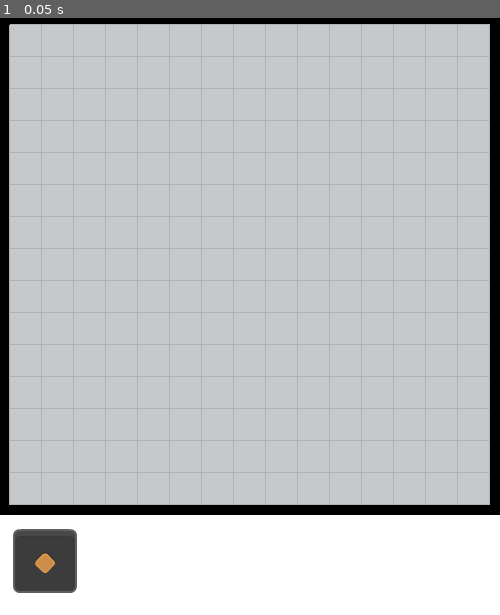
Above: before the commit, frame 1.
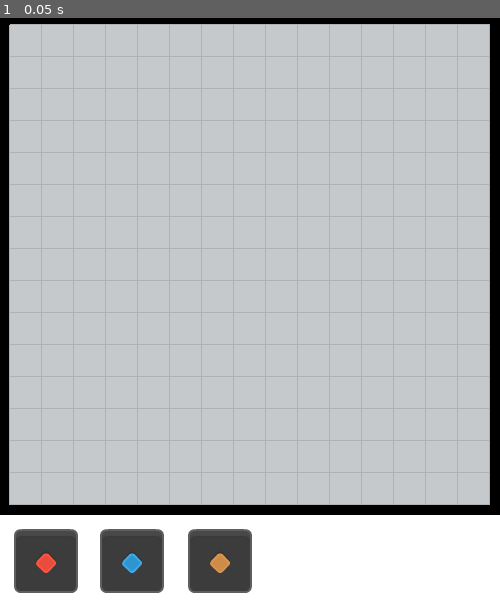
Above: after the commit, the same moment.

Repository: ricoapon/planet-cell
Game: Godot game, scene res://Scenes/menu.tscn
Same seed, same stepped clock (60 frames per second), same inputs: the game is played once before the commit and once after it.
Inputs:
- Up to frame 1 (0.05 s): no input

The runs differ from the first frame. In frame 1, 2.9% of the frame differs, in the area x 2-51%, y 85-97%.

Commit message:
Be able to drag each type

Diff:
--- /dev/null
+++ b/Scenes/DraggableBlock.gd
@@ -0,0 +1,29 @@
+extends TextureRect
+
+@export var block_type: AbstractBlock.Type
+
+func _ready():
+	texture = BlockTextures.get_texture_for_type(block_type)
+
+func _get_drag_data(_at_position: Vector2):
+	var preview = self.duplicate()
+
+	var c = Control.new()
+	c.add_child(preview)
+	preview.position = Vector2(-32, -32)
+	preview.modulate = Color(1, 1, 1, 0.8)
+	set_drag_preview(c)
+
+	return _create_block_instance()
+
+func _create_block_instance() -> AbstractBlock:
+	match block_type:
+		AbstractBlock.Type.STARTER:
+			return StarterBlock.new()
+		AbstractBlock.Type.SPLIT:
+			return SplitBlock.new()
+		AbstractBlock.Type.OUTPUT:
+			return OutputBlock.new(SingleOutput.OutputColor.YELLOW)
+		_:
+			push_error("Found block type that is not updated in enum", block_type)
+			return null
--- /dev/null
+++ b/Scenes/DraggableBlock.tscn
@@ -0,0 +1,8 @@
+[gd_scene load_steps=3 format=3 uid="uid://qppng80r2fw1"]
+
+[ext_resource type="Script" uid="uid://wyf1ogytonle" path="res://scenes/DraggableBlock.gd" id="1_8q1k4"]
+[ext_resource type="Texture2D" uid="uid://dbagaicdpyvet" path="res://assets/blocks/environment_01.png" id="1_k2wk6"]
+
+[node name="DraggableBlock" type="TextureRect"]
+texture = ExtResource("1_k2wk6")
+script = ExtResource("1_8q1k4")
--- a/Scenes/menu.tscn
+++ b/Scenes/menu.tscn
@@ -1,35 +1,42 @@
-[gd_scene load_steps=4 format=3 uid="uid://dy4dooi088si3"]
+[gd_scene load_steps=3 format=3 uid="uid://dy4dooi088si3"]
 
-[ext_resource type="PackedScene" uid="uid://cj5037ryd1xpn" path="res://scenes/components/GridView.tscn" id="1_1rerr"]
-[ext_resource type="Texture2D" uid="uid://dbagaicdpyvet" path="res://assets/blocks/environment_01.png" id="2_xhh6f"]
-[ext_resource type="Script" uid="uid://pbn6ikddpeii" path="res://scenes/texture_rect.gd" id="3_cayip"]
+[ext_resource type="PackedScene" uid="uid://cj5037ryd1xpn" path="res://scenes/components/GridView.tscn" id="1_11y2r"]
+[ext_resource type="PackedScene" uid="uid://qppng80r2fw1" path="res://scenes/DraggableBlock.tscn" id="2_upctu"]
 
 [node name="Menu" type="Node2D"]
 
-[node name="GridExample" type="ColorRect" parent="."]
+[node name="BlackGridBackground" type="ColorRect" parent="."]
 offset_right = 500.0
 offset_bottom = 500.0
 color = Color(0, 0, 0, 1)
 
-[node name="Grid" parent="." instance=ExtResource("1_1rerr")]
+[node name="Grid" parent="." instance=ExtResource("1_11y2r")]
 offset_left = 10.0
 offset_top = 10.0
 offset_right = 10.0
 offset_bottom = 10.0
-width_in_pixels = 480
-height_in_pixels = 480
 
 [node name="Bottom" type="ColorRect" parent="."]
 offset_top = 500.0
 offset_right = 500.0
 offset_bottom = 600.0
 
-[node name="TextureRect" type="TextureRect" parent="."]
-offset_left = 13.0
+[node name="DraggableBlockStarter" parent="." instance=ExtResource("2_upctu")]
+offset_left = 14.0
 offset_top = 514.0
-offset_right = 77.0
+offset_right = 78.0
 offset_bottom = 578.0
-pivot_offset = Vector2(32, 32)
-texture = ExtResource("2_xhh6f")
-stretch_mode = 3
-script = ExtResource("3_cayip")
+block_type = 2
+
+[node name="DraggableBlockSplit" parent="." instance=ExtResource("2_upctu")]
+offset_left = 100.0
+offset_top = 514.0
+offset_right = 164.0
+offset_bottom = 578.0
+block_type = 1
+
+[node name="DraggableBlockOutput" parent="." instance=ExtResource("2_upctu")]
+offset_left = 188.0
+offset_top = 514.0
+offset_right = 252.0
+offset_bottom = 578.0
--- a/Scenes/texture_rect.gd
+++ /dev/null
@@ -1,13 +0,0 @@
-extends TextureRect
-
-func _get_drag_data(_at_position: Vector2):
-	var preview = self.duplicate()
-
-	var c = Control.new()
-	c.add_child(preview)
-	preview.position = Vector2(-32, -32)
-	preview.modulate = Color(1, 1, 1, 0.8)
-
-	set_drag_preview(c)
-	# The data must be the model of the block.
-	return SplitBlock.new()
Not shown, added: Scenes/DraggableBlock.gd.uid
Not shown, removed: Scenes/texture_rect.gd.uid
